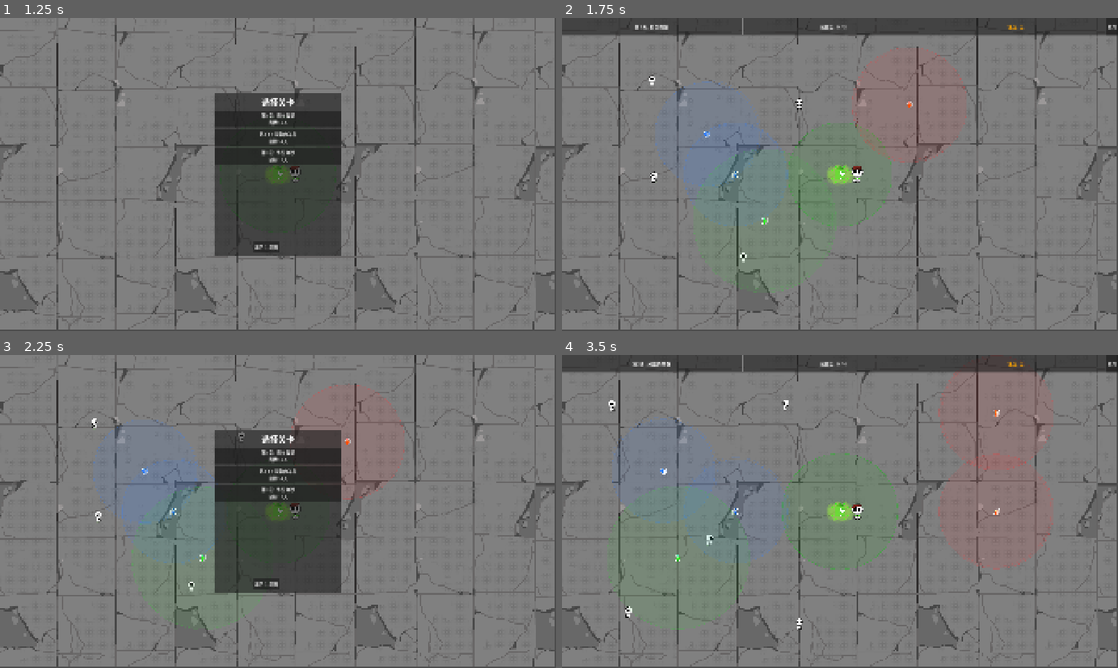
Above: before the commit, frames 1-4 (two rows, left to right).
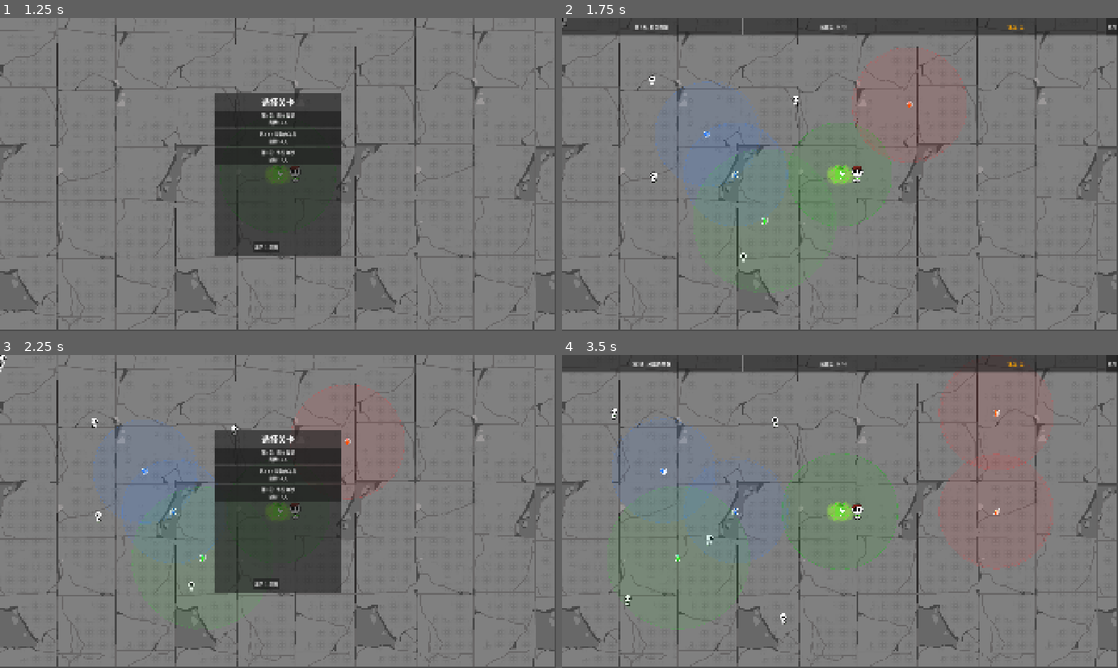
Above: after the commit, the same moments.

Repository: kunk70352-png/Safe-Anchor
Game: Godot game, scene res://src/main/main.tscn
Two runs of this game, one before a commit and one after it. Both use one fixed random seed, a clock stepped at 60 frames per second and the inputs below.
Inputs:
- Up to frame 1 (1.25 s): click "开始游戏" at 0.5 s
- Up to frame 2 (1.75 s): click "第1关: 初次救援 目标: 3人" at 1.25 s
- Up to frame 3 (2.25 s): click "放弃" at 2 s
- Up to frame 4 (3.5 s): click "第2关: 分散的羊群 目标: 4人" at 2.75 s

Frame 1 is identical in both runs. In frame 2, less than 0.1% of the frame differs, in the area x 0-44%, y 0-52%; in frame 3, 0.1%; in frame 4, 0.3%, in the area x 8-44%, y 14-88%.

Commit message:
徘徊范围改为检查难民自身位置而非锚点位置

Diff:
--- a/resources/levels/level_1.tres
+++ b/resources/levels/level_1.tres
@@ -1,21 +1,18 @@
-[gd_resource type="Resource" script_class="LevelData" load_steps=2 format=3 uid="uid://cl1"]
+[gd_resource type="Resource" script_class="LevelData" format=3 uid="uid://cl1"]
 
-[ext_resource type="Script" path="res://resources/levels/level_data.gd" id="1_leveldata"]
+[ext_resource type="Script" uid="uid://babj0pqdpryyv" path="res://resources/levels/level_data.gd" id="1_leveldata"]
 
 [resource]
 script = ExtResource("1_leveldata")
-level_number = 1
 level_name = "初次救援"
 target_rescued = 3
-wander_range = 300.0
-refugee_count = 4
+wander_range = 100.0
+refugee_count = 6
 refugee_wander_speed = 50.0
 refugee_seek_speed = 90.0
 refugee_wander_interval = 2.5
-refugee_spawn_positions = Array[Vector2]([Vector2(300, 540), Vector2(300, 200), Vector2(600, 850), Vector2(800, 300)])
-anchor_limit = 3
+refugee_spawn_positions = Array[Vector2]([Vector2(300, 540), Vector2(300, 200), Vector2(600, 850), Vector2(800, 300), Vector2(0, 0), Vector2(0, 0)])
 anchor_attraction_radius = 160.0
-safe_house_position = Vector2(960, 540)
 safe_house_attraction_radius = 180.0
 type1_positions = Array[Vector2]([Vector2(500, 400), Vector2(600, 540)])
 type2_positions = Array[Vector2]([Vector2(700, 700)])
--- a/src/refugee/refugee.gd
+++ b/src/refugee/refugee.gd
@@ -72,15 +72,14 @@
 			_pick_new_wander_target()
 		return
 
-	# 锚点超出徘徊范围则不跟随
-	if best is SafeHouse == false:
-		if best.global_position.distance_to(wander_origin) > wander_range:
-			if state == State.SEEKING and not navigation_agent.is_navigation_finished():
-				return
-			state = State.WANDERING
-			_current_attractor = null
-			_pick_new_wander_target()
+	# 难民自身超出徘徊范围则强制返回
+	if global_position.distance_to(wander_origin) > wander_range * 1.5:
+		if state == State.SEEKING and not navigation_agent.is_navigation_finished():
 			return
+		state = State.WANDERING
+		_current_attractor = null
+		_pick_new_wander_target()
+		return
 
 
 	var sh := _get_safe_house_node()
